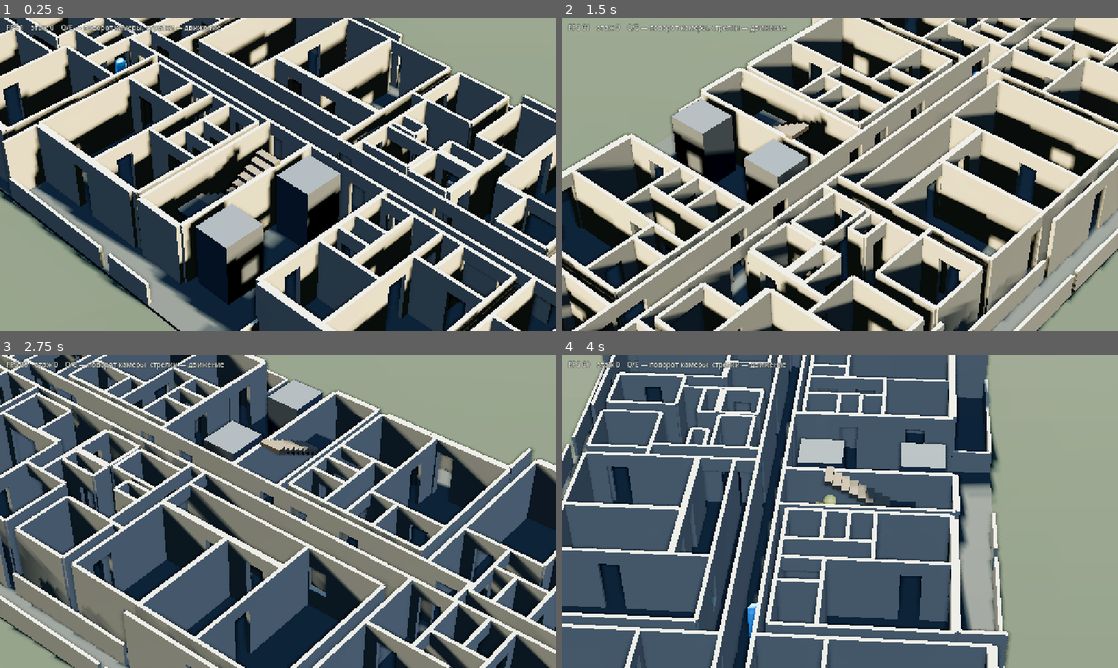
Above: before the commit, frames 1-4 (two rows, left to right).
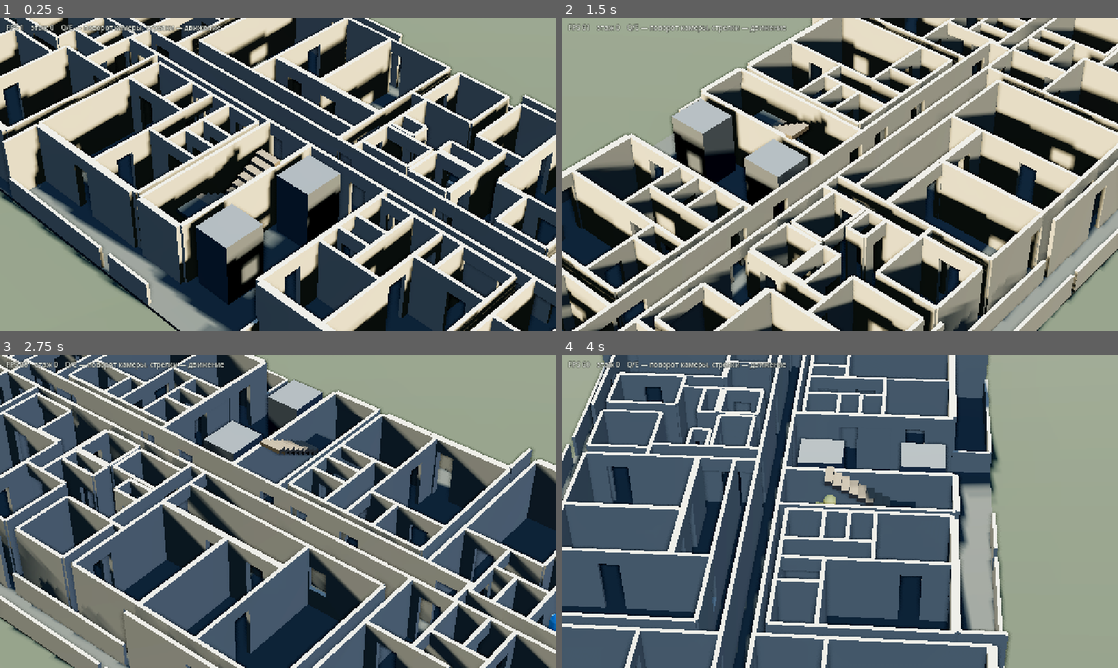
Above: after the commit, the same moments.

Repository: SashkoSoft/Godot_skilled
Game: Godot game, scene res://main.tscn
Two runs of this game, one before a commit and one after it. Both use one fixed random seed, a clock stepped at 60 frames per second and the inputs below.
Inputs:
- Up to frame 1 (0.25 s): no input
- Up to frame 2 (1.5 s): hold Right (ui_right) 0.53-1.28 s; hold Q 0.53-1.28 s; hold Down (ui_down) from 1.28 s (still down); tap E at 1.35 s
- Up to frame 3 (2.75 s): release Down (ui_down) at 2.03 s; hold Right (ui_right) from 2.03 s (still down); hold Q from 2.03 s (still down)
- Up to frame 4 (4 s): release Right (ui_right) at 2.78 s; release Q at 2.78 s; hold Up (ui_up) 2.78-3.53 s; tap E at 2.85 s; hold Left (ui_left) from 3.53 s (still down); hold Q from 3.53 s (still down)

The runs differ from the first frame. In frame 1, 0.3% of the frame differs, in the area x 20-100%, y 12-71%; in frame 2, 0.2%; in frame 3, 0.5%, in the area x 1-100%, y 23-89%; in frame 4, 0.2%.

Commit message:
Бот доходит до всех 136 помещений: 70-сантиметровая уборная была ошибкой подгонки
В исходной таблице уборная кв 44 — 1,27 x 0,82 м, как на чертеже. До 0,70
её сжала подгонка координат к линиям скана: стена уехала на 12 см, и в
помещении не осталось места для пути. Подгонке запрещено делать помещение
уже 75 см (MIN_SIDE в tools/snap_rooms.py).

Порог отсева целей снижен до 0,75 м²: теперь ни одно помещение не выпадает.
Обход --walk-all: 136 из 136 на двух этажах, ноль недошедших.

Diff:
--- a/game/main.gd
+++ b/game/main.gd
@@ -650,7 +650,7 @@
 				continue
 			var w: float = float(r[2]) - float(r[0])
 			var d: float = float(r[3]) - float(r[1])
-			if minf(w, d) < min_side or w * d < 1.0:
+			if minf(w, d) < min_side or w * d < 0.75:
 				dropped += 1
 				continue
 			rooms.append(Vector3((float(r[0]) + float(r[2])) * 0.5,
--- a/game/plan_extra_doors.gd
+++ b/game/plan_extra_doors.gd
@@ -10,6 +10,8 @@
 	"0|-2.90|-3.45|-0.10": [Vector3(-1.058, 0.900, 0.0)],
 	"0|3.50|3.45|5.00": [Vector3(-0.045, 0.900, 0.0)],
 	"1|-0.10|-7.50|-4.95": [Vector3(-0.000, 0.900, 0.0)],
+	"1|-16.15|-8.75|-3.95": [Vector3(0.450, 1.600, 0.0)],
+	"1|-16.20|-8.05|-3.75": [Vector3(0.000, 1.600, 0.0)],
 	"1|0.45|-7.50|-4.95": [Vector3(-0.000, 0.900, 0.0)],
 	"1|3.40|0.70|7.50": [Vector3(0.000, 1.600, 0.0), Vector3(-1.075, 0.950, 0.0)],
 	"1|3.45|2.55|3.50": [Vector3(0.000, 0.950, 0.0)],
--- a/game/plan_walls.gd
+++ b/game/plan_walls.gd
@@ -46,9 +46,9 @@
 	[0,  -2.90,  -6.05,  -3.45, 10, 12, 0, [], 1],
 	[0,  -2.90,  -3.45,  -0.10, 11, 12, 0, [], 1],
 	[0,  -2.80,  -6.05,  -0.10, 11, 12, 0, [], 1],
-	[0,  -2.75,   0.70,   1.90, 14, 15, 0, [Vector3(0.475, 1.100, 0.0)], 1],
 	[0,  -2.75,   6.00,   7.30, 19, 23, 0, [], 1],
-	[0,  -2.75,   7.30,   9.45, 19, 20, 0, [Vector3(-0.125, 1.546, 0.0)], 1],
+	[0,  -2.75,   7.30,   9.45, 19, 20, 0, [], 0],
+	[0,  -2.65,   0.70,   1.90, 14, 15, 0, [Vector3(-0.308, 0.585, 0.0)], 1],
 	[0,  -2.65,   3.20,   5.00, 21, 22, 0, [], 1],
 	[0,  -2.65,   6.00,   7.30, 19, 23, 0, [], 1],
 	[0,  -2.50,   3.20,   5.00, 21, 22, 0, [], 1],
@@ -197,11 +197,11 @@
 	[1,  -0.10,  -1.35,  -0.40, 16, -1, 0, [Vector3(0.084, 0.794, 0.0)], 1],
 	[1,   0.45,  -7.50,  -4.95, 11, 13, 0, [], 1],
 	[1,   0.70,  -4.95,  -3.45, 16, -1, 0, [], 0],
-	[1,   0.70,  -3.45,  -2.75, 16, 14, 0, [], 0],
-	[1,   0.70,  -2.75,  -2.45, 16, -1, 0, [], 0],
+	[1,   0.70,  -3.45,  -2.65, 16, 14, 0, [], 0],
+	[1,   0.70,  -2.65,  -2.45, 16, -1, 0, [], 0],
 	[1,   0.70,  -2.45,  -0.95, 16, 15, 0, [], 0],
 	[1,   0.70,  -0.95,  -0.40, 16, -1, 0, [], 0],
-	[1,   1.90,  -3.45,  -2.75, 14, -1, 0, [], 1],
+	[1,   1.90,  -3.45,  -2.65, 14, -1, 0, [Vector3(0.042, 0.710, 0.0)], 1],
 	[1,   3.00,  -7.50,  -4.95, 13, 18, 0, [], 1],
 	[1,   3.00,  -2.45,  -0.95, 15, 22, 0, [], 1],
 	[1,   3.20,  -3.40,  -2.65, 21, -1, 0, [], 1],
--- a/game/tower.gd
+++ b/game/tower.gd
@@ -53,7 +53,7 @@
 	[ -3.44,  -7.52,  -0.12,  -2.88, 1, LIV],  # 15,1 = 3,24 x 4,72
 	[ -6.03,  -2.80,  -0.12,  -1.33, 1, HAL],  # холл 7
 	[  0.43,  -7.51,   3.02,  -4.97, 1, KIT],
-	[  0.70,  -3.43,   1.90,  -2.73, 1, BAT],
+	[  0.70,  -3.43,   1.90,  -2.65, 1, BAT],
 	[  0.70,  -2.46,   3.02,  -0.97, 1, BAT],
 	[ -0.12,  -4.97,   0.70,  -0.39, 1, HAL],
 	# --- 45, север справа от центра, однокомнатная -------------------------
Not shown, changed: game/plan_extra_doors.gd.uid
Not shown, changed: docs/plan_labeled.png
Not shown, changed: tools/snap_rooms.py
